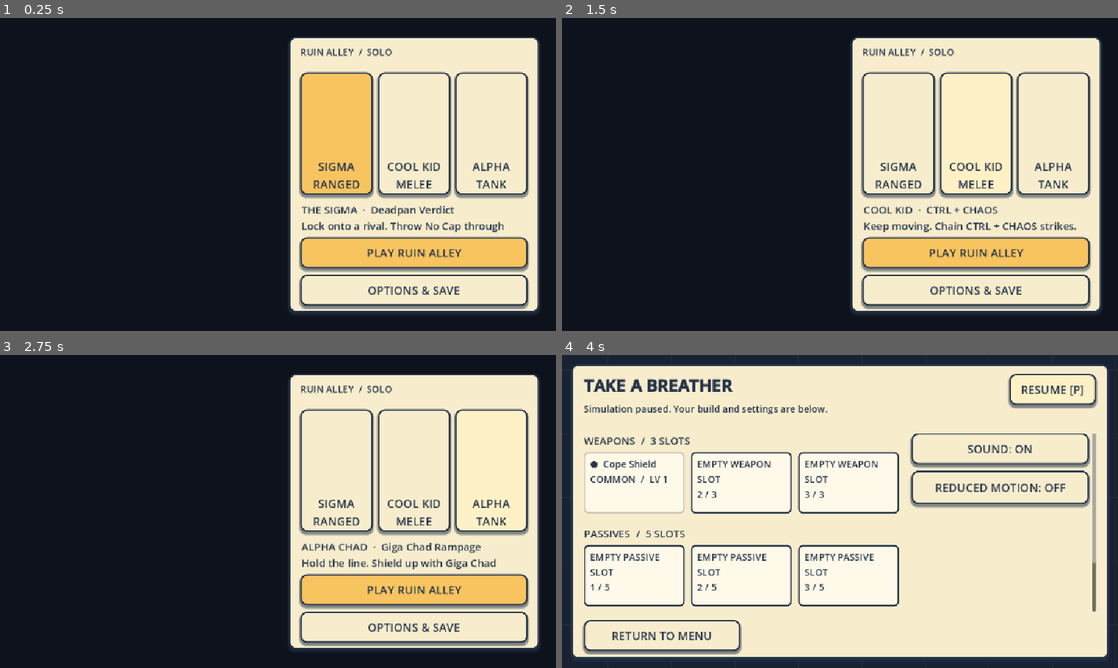
Above: before the commit, frames 1-4 (two rows, left to right).
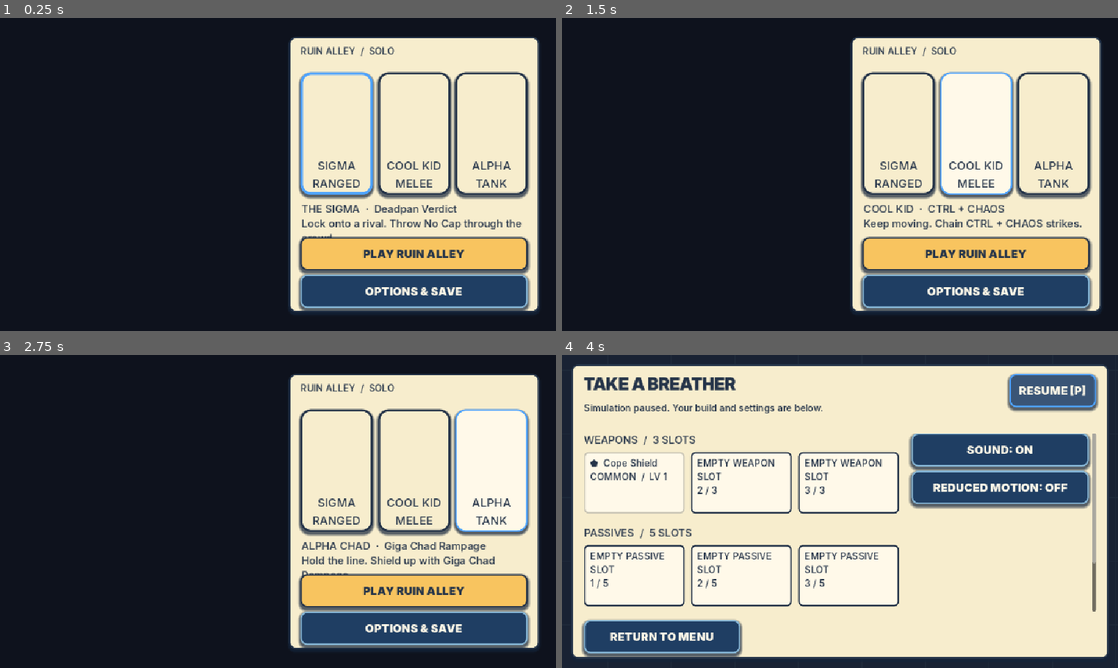
Above: after the commit, the same moments.

Repository: pedro-ai-coder/aura-farmer-godot
Game: Godot game, scene res://scenes/main.tscn
Same seed, same stepped clock (60 frames per second), same inputs: the game is played once before the commit and once after it.
Inputs:
- Up to frame 1 (0.25 s): no input
- Up to frame 2 (1.5 s): click "SIGMA" at 0.5 s; click "COOL KID" at 1.25 s
- Up to frame 3 (2.75 s): click "ALPHA" at 2 s
- Up to frame 4 (4 s): click "PLAY RUIN ALLEY" at 2.75 s; click "PAUSE [P]" at 3.5 s

The runs differ from the first frame. In frame 1, 16% of the frame differs, in the area x 53-96%, y 9-94%; in frame 2, 15%; in frame 3, 16%; in frame 4, 18%, in the area x 3-97%, y 6-97%.

Commit message:
G3.1: Implement licensed Inter and reusable live Hero Spotlight styles

Diff:
--- a/scripts/arcade_presentation.gd
+++ b/scripts/arcade_presentation.gd
@@ -2,6 +2,7 @@
 extends Control
 
 ## Reusable responsive presentation. Never advances simulation or consumes gameplay RNG.
+const Components = preload("res://scripts/spotlight_components.gd")
 const ArcadeStyle = preload("res://scripts/arcade_theme.gd")
 var game
 var catalog: Dictionary = {}
@@ -106,11 +107,7 @@
     var label := Label.new()
     label.add_theme_font_size_override("font_size",font_size)
     label.add_theme_color_override("font_color",ArcadeStyle.INK)
-    if font_size >= 30:
-        var bold := FontVariation.new()
-        bold.base_font = ThemeDB.fallback_font
-        bold.variation_embolden = 1.0
-        label.add_theme_font_override("font",bold)
+    label.add_theme_font_override("font",ArcadeStyle.font("display" if font_size >= 30 else "body"))
     label.mouse_filter = Control.MOUSE_FILTER_IGNORE
     add_child(label)
     return label
@@ -121,8 +118,7 @@
     return label
 
 func _button(text: String, action: Callable) -> Button:
-    var button := Button.new()
-    button.text = text
+    var button := Components.action(text)
     button.pressed.connect(action)
     add_child(button)
     ArcadeStyle.button(button)
@@ -170,6 +166,7 @@
 func _place(control: Control, rect: Rect2) -> void:
     control.position = rect.position
     control.size = rect.size
+    if control is Button and not game.offer_buttons.has(control) and not game.menu_buttons.has(control): control.size.y = maxf(64,rect.size.y)
     if control is Label: control.set_deferred("size",rect.size)
 
 func refresh(force: bool = false) -> void:
@@ -242,7 +239,7 @@
             button.visible = true
             button.text = ""
             _place(button,Rect2(menu_panel.position.x+22+i*(card_width+gap),card_y,card_width,card_height))
-            ArcadeStyle.button(button,i==game.hero_index)
+            ArcadeStyle.card(button,i==game.hero_index)
             var portrait_image: TextureRect = game.hero_portraits[i]
             portrait_image.visible = true
             _place(portrait_image,Rect2(7,10,card_width-14,maxf(70,card_height-75)))
@@ -340,6 +337,7 @@
     var width := (rect.size.x-12.0-gap*(columns-1))/columns
     var desktop_grid := columns == 3 and rect.size.y >= 440.0
     var height := minf(224,(rect.size.y-gap)/2.0) if game.mode == "legendary" and desktop_grid else (280.0 if game.mode == "legendary" else (330.0 if columns >= 2 else 360.0))
+    if game.mode != "legendary" and columns >= 2 and rect.size.y >= 260.0: height = minf(height,rect.size.y)
     var rows := ceili(float(items.size())/columns)
     card_content.custom_minimum_size = Vector2(rect.size.x-12,rows*height+maxi(0,rows-1)*gap)
     card_content.size = card_content.custom_minimum_size
@@ -369,12 +367,13 @@
                     rarity = equipped["rarity"]
                     level_value = int(equipped["level"])
         var color: Color = ArcadeStyle.RARITY.get(rarity,ArcadeStyle.INK)
-        ArcadeStyle.button(button,i==game.selected_card_index,color)
+        ArcadeStyle.card(button,i==game.selected_card_index,color)
         var parts: Dictionary = card_parts[i]
         parts["icon"].text = data.get("icon","+")
         _place(parts["icon"],Rect2(18,10,50,42))
         parts["meta"].text = "%s  ·  LV %d/%d" % [rarity.to_upper(),level_value,int(game.CAP_LEVELS.get(rarity,1))]
         _place(parts["meta"],Rect2(72,19,width-90,26))
+        parts["name"].add_theme_font_override("font",ArcadeStyle.BLACK)
         parts["name"].text = data.get("name",id)
         _place(parts["name"],Rect2(18,53,width-36,40))
         parts["body"].text = data.get("legendary_description",data.get("description","")) if rarity == "legendary" else data.get("description","")
@@ -396,7 +395,8 @@
         _place(parts["state"],Rect2(18,height-33,width-36,25))
         button.tooltip_text = str(data.get("description",""))
     if game.selected_card_index != last_selected and game.selected_card_index >= 0:
-        card_scroll.call_deferred("ensure_control_visible",game.offer_buttons[game.selected_card_index])
+        # Top-align oversized cards so focus never scrolls their name/rarity out of view.
+        card_scroll.set_deferred("scroll_vertical",int(game.offer_buttons[game.selected_card_index].position.y))
     last_selected = game.selected_card_index
 
 func _equipment(width: float) -> float:
@@ -437,13 +437,13 @@
     draw_style_box(ArcadeStyle.box(fill),rect)
 
 func _text(at: Vector2, text: String, font_size: int = 18, color: Color = ArcadeStyle.INK) -> void:
-    draw_string(ThemeDB.fallback_font,at,text,HORIZONTAL_ALIGNMENT_LEFT,-1,font_size,color)
+    draw_string(ArcadeStyle.NUMBERS,at,text,HORIZONTAL_ALIGNMENT_LEFT,-1,font_size,color)
 
 func _bar(rect: Rect2, value: float, maximum: float, color: Color, caption: String) -> void:
     draw_style_box(ArcadeStyle.box(ArcadeStyle.INK,ArcadeStyle.INK,7,0),rect)
     var fill := Rect2(rect.position+Vector2(3,3),Vector2((rect.size.x-6)*clampf(value/maxf(maximum,1),0,1),rect.size.y-6))
     if fill.size.x > 0: draw_style_box(ArcadeStyle.box(color,color,4,0),fill)
-    draw_string_outline(ThemeDB.fallback_font,rect.position+Vector2(9,rect.size.y-7),caption,HORIZONTAL_ALIGNMENT_LEFT,-1,17,3,ArcadeStyle.INK)
+    draw_string_outline(ArcadeStyle.NUMBERS,rect.position+Vector2(9,rect.size.y-7),caption,HORIZONTAL_ALIGNMENT_LEFT,-1,17,3,ArcadeStyle.INK)
     _text(rect.position+Vector2(9,rect.size.y-7),caption,17,ArcadeStyle.CARD)
 
 func _draw() -> void:
--- a/scripts/arcade_theme.gd
+++ b/scripts/arcade_theme.gd
@@ -1,14 +1,24 @@
 class_name ArcadeTheme
 extends RefCounted
 
-## Canonical Option A palette. Original Phaser catalog symbols remain the UI icons.
+## Hero Spotlight V5 semantic treatment. Isolated illustration exports remain gated.
 const INK := Color("253449")
+const DEEP := Color("13233a")
+const BLUE := Color("1f3e63")
+const SKY := Color("4ea3ff")
 const PAPER := Color("f7edcd")
 const CARD := Color("fff9e9")
 const GOLD := Color("f8c45f")
 const TEAL := Color("6eaab0")
 const CORAL := Color("e57461")
-const RARITY := {"common":Color("c9c5b5"),"rare":Color("448d9d"),"epic":Color("9167a4"),"legendary":Color("bc8328")}
+const RARITY := {"common":Color("c9c5b5"),"rare":SKY,"epic":Color("a66bff"),"legendary":GOLD}
+const BODY = preload("res://assets/fonts/Inter-Body.ttf")
+const NUMBERS = preload("res://assets/fonts/Inter-Numbers.ttf")
+const BLACK = preload("res://assets/fonts/Inter-Black.ttf")
+const DISPLAY = preload("res://assets/fonts/Inter-Display.ttf")
+
+static func font(role: String = "body") -> Font:
+    return {"body":BODY,"numbers":NUMBERS,"black":BLACK,"display":DISPLAY}.get(role,BODY)
 
 static func box(fill: Color, border: Color = INK, radius: int = 12, shadow: int = 4) -> StyleBoxFlat:
     var style := StyleBoxFlat.new()
@@ -16,7 +26,7 @@
     style.border_color = border
     style.set_border_width_all(3)
     style.set_corner_radius_all(radius)
-    style.shadow_color = Color(INK,0.55)
+    style.shadow_color = Color(DEEP,0.7)
     style.shadow_size = shadow
     style.shadow_offset = Vector2(0,4)
     style.content_margin_left = 14
@@ -25,20 +35,32 @@
     style.content_margin_bottom = 8
     return style
 
-static func button(control: Button, selected: bool = false, accent: Color = INK) -> void:
-    control.add_theme_stylebox_override("normal",box(GOLD if selected else PAPER,accent))
-    control.add_theme_stylebox_override("hover",box(Color("fff1c6"),INK))
-    control.add_theme_stylebox_override("pressed",box(TEAL,INK,12,0))
-    control.add_theme_stylebox_override("disabled",box(Color("cecbbd"),Color("7c827d"),12,0))
-    var focus := box(Color.TRANSPARENT,GOLD,14,0)
-    focus.set_border_width_all(3)
-    focus.expand_margin_left = 4
-    focus.expand_margin_right = 4
-    focus.expand_margin_top = 4
-    focus.expand_margin_bottom = 4
-    control.add_theme_stylebox_override("focus",focus)
+static func _focus(control: Button) -> void:
+    var outline := box(Color.TRANSPARENT,SKY,14,0)
+    outline.set_border_width_all(4)
+    for side in ["left","right","top","bottom"]: outline.set("expand_margin_"+side,4.0)
+    control.add_theme_stylebox_override("focus",outline)
+    control.add_theme_font_override("font",BLACK)
+    control.add_theme_font_size_override("font_size",22)
+    control.clip_text = false
+    control.focus_mode = Control.FOCUS_ALL
+
+static func button(control: Button, primary: bool = false, _accent: Color = INK) -> void:
+    var fill := GOLD if primary else BLUE
+    var rim := INK if primary else Color("86b6d6")
+    control.add_theme_stylebox_override("normal",box(fill,rim,12,6))
+    control.add_theme_stylebox_override("hover",box(fill.lightened(0.12),SKY,12,6))
+    control.add_theme_stylebox_override("pressed",box(fill.darkened(0.10),INK,12,0))
+    control.add_theme_stylebox_override("disabled",box(Color("556170"),Color("718096"),12,0))
+    for state in ["font_color","font_hover_color","font_pressed_color"]: control.add_theme_color_override(state,INK if primary else CARD)
+    control.add_theme_color_override("font_disabled_color",Color("d1d8df"))
+    _focus(control)
+
+static func card(control: Button, selected: bool, rarity: Color = INK) -> void:
+    var normal := box(PAPER,SKY if selected else rarity,19,5)
+    normal.set_border_width_all(5 if selected else 4)
+    control.add_theme_stylebox_override("normal",normal)
+    control.add_theme_stylebox_override("hover",box(CARD,SKY,19,5))
+    control.add_theme_stylebox_override("pressed",box(PAPER.darkened(0.04),SKY,19,0))
     for state in ["font_color","font_hover_color","font_pressed_color"]: control.add_theme_color_override(state,INK)
-    control.add_theme_color_override("font_disabled_color",Color("5a6268"))
-    control.add_theme_font_size_override("font_size",22)
-    control.clip_text = true
-    control.focus_mode = Control.FOCUS_ALL
+    _focus(control)
--- /dev/null
+++ b/scripts/spotlight_components.gd
@@ -0,0 +1,41 @@
+class_name SpotlightComponents
+extends RefCounted
+
+## Live layout primitives. Never creates illustration masters or gameplay state.
+const Style = preload("res://scripts/arcade_theme.gd")
+
+static func action(caption: String, primary: bool = false) -> Button:
+    var button := Button.new()
+    button.text = caption
+    button.custom_minimum_size = Vector2(0,64)
+    Style.button(button,primary)
+    return button
+
+static func ink_panel(dark: bool = true) -> PanelContainer:
+    var panel := PanelContainer.new()
+    panel.add_theme_stylebox_override("panel",Style.box(Style.DEEP if dark else Style.PAPER,Style.SKY if dark else Style.INK,16,6))
+    return panel
+
+static func label(caption: String, role: String = "body", pixels: int = 20, dark: bool = false) -> Label:
+    var node := Label.new()
+    node.text = caption
+    node.add_theme_font_override("font",Style.font(role))
+    node.add_theme_font_size_override("font_size",pixels)
+    node.add_theme_color_override("font_color",Style.CARD if dark else Style.INK)
+    node.mouse_filter = Control.MOUSE_FILTER_IGNORE
+    return node
+
+static func status_plate(caption: String) -> PanelContainer:
+    var plate := ink_panel()
+    plate.add_child(label(caption,"numbers",20,true))
+    return plate
+
+static func icon_slot() -> PanelContainer:
+    var slot := ink_panel(false)
+    slot.custom_minimum_size = Vector2(48,48)
+    return slot
+
+static func modal_shell() -> PanelContainer:
+    var modal := ink_panel(false)
+    modal.set_anchors_and_offsets_preset(Control.PRESET_CENTER)
+    return modal
--- a/tests/capture_review.gd
+++ b/tests/capture_review.gd
@@ -56,6 +56,9 @@
         elif state == "paused": game._toggle_pause()
         elif state == "won" or state == "lost": game._finish(state == "won")
         game._show_ui()
+        if args.has("--focus") and state == "choice":
+            game.pick_upgrade(0)
+            game.offer_buttons[0].grab_focus()
         game._update_text()
         game._update_camera(0.0,true)
         game.queue_redraw()
--- /dev/null
+++ b/tests/test_spotlight_theme.gd
@@ -0,0 +1,31 @@
+extends SceneTree
+var failures: Array[String] = []
+func _initialize() -> void: call_deferred("verify")
+func verify() -> void:
+    var game = load("res://scenes/main.tscn").instantiate()
+    root.add_child(game)
+    game.set_process(false)
+    var ui = game.presentation
+    if not ui.subtitle.get_theme_font("font").get_font_name().contains("Inter"): failures.append("V5 body typography uses licensed Inter")
+    if ui.options_button.get_theme_stylebox("normal").bg_color != Color("1f3e63"): failures.append("V5 secondary action uses navy-blue chassis")
+    var tokens: Dictionary = JSON.parse_string(FileAccess.get_file_as_string("res://docs/art/hero_spotlight_v5_tokens.json"))
+    if ui.options_button.get_theme_stylebox("normal").bg_color != Color(tokens["palette"]["panel.blue"]): failures.append("Theme follows the canonical V5 token file")
+    if ui.options_button.get_theme_stylebox("pressed").shadow_size != 0: failures.append("Pressed state removes the physical shadow")
+    if ui.options_button.get_theme_stylebox("focus").border_width_left < 3: failures.append("Keyboard focus has an explicit outline")
+    game.start_run(0)
+    game._gain_xp(100)
+    game._open_choice()
+    game.pick_upgrade(0)
+    if game.offer_buttons[0].get_theme_stylebox("normal").border_color != Color("4ea3ff"): failures.append("Selected card has a distinct sky rim")
+    if game.presentation.card_parts[0]["state"].text.find("SELECTED") < 0: failures.append("Selection also has text, not color alone")
+    root.size = Vector2i(915,412)
+    ui._window_changed(true)
+    game.pick_upgrade(0)
+    await process_frame
+    await process_frame
+    if ui.card_scroll.scroll_vertical != 0: failures.append("Compact selected card retains name and rarity at the top")
+    game.queue_free()
+    if failures.is_empty(): print("PASS: Hero Spotlight typography and semantic actions"); quit()
+    else:
+        for failure in failures: push_error(failure)
+        quit(1)
Binary file added: assets/fonts/Inter-Black.ttf
Not shown, added: assets/fonts/Inter-Black.ttf.import
Binary file added: assets/fonts/Inter-Body.ttf
Not shown, added: assets/fonts/Inter-Body.ttf.import
Binary file added: assets/fonts/Inter-Display.ttf
Not shown, added: assets/fonts/Inter-Display.ttf.import
Binary file added: assets/fonts/Inter-Numbers.ttf
Not shown, added: assets/fonts/Inter-Numbers.ttf.import
Not shown, added: assets/fonts/OFL.txt
Not shown, added: assets/fonts/manifest.json
Not shown, added: docs/art/evidence/.gdignore
Binary file added: docs/art/evidence/v5-theme/choice-1280.jpg
(and 20 more such lines)
